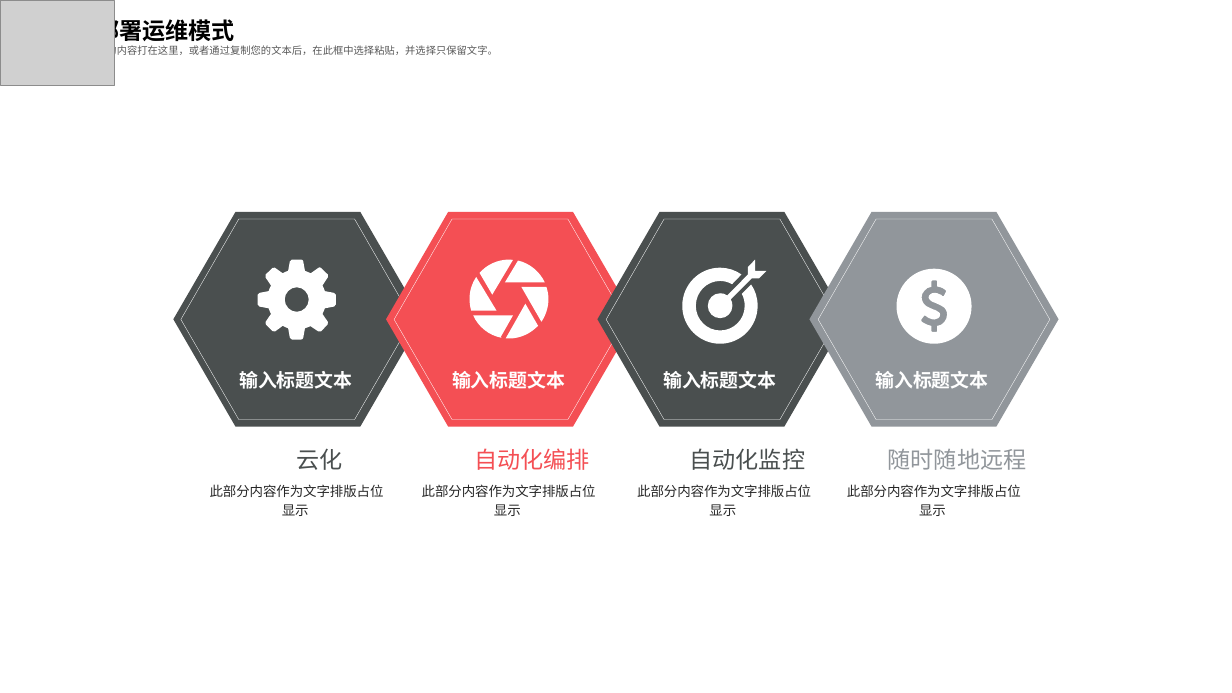
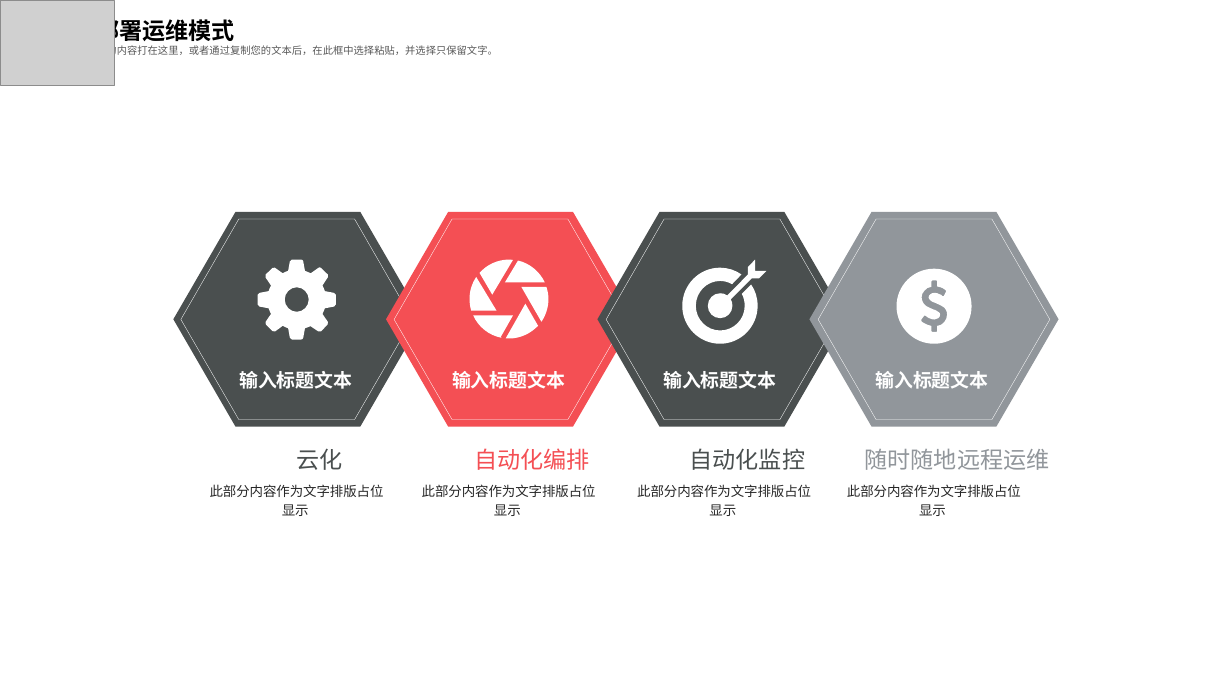
Before and after one commit to feiweihy/SpringCloud, a slide deck: slide 12 of documents/1-技术交流/中交金卡技术交流20190505.pptx. Drawn at 1232x693 pixels with LibreOffice and Linux fonts; fonts in the diff are those of the drawing; grey boxes stand for pictures. Boxes give left, top, right and bottom in pixels: in the first picture for what was removed or moved away, otherwise in the second. Text is boxed around its words. In the diff, an @@ line names an element or a change of style, - is before the commit and + after.

```diff
--- a/documents/1-技术交流/中交金卡技术交流20190505.pptx
+++ b/documents/1-技术交流/中交金卡技术交流20190505.pptx
@@ text at [865, 448, 1050, 470]: text changed @@
-  随时随地远程
+  随时随地远程运维
```
Also in this commit, not shown: 11 other slides changed.
